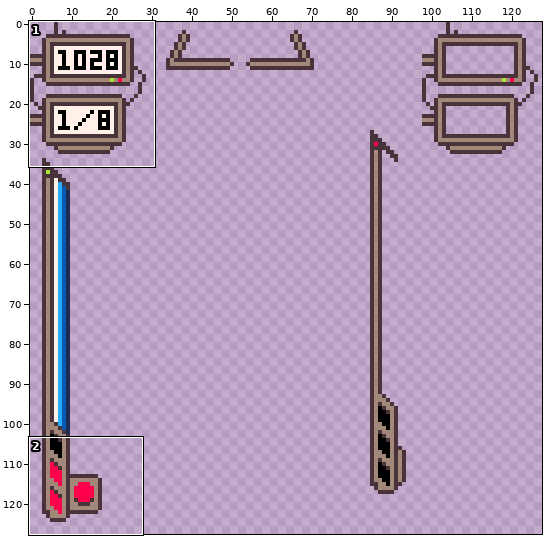
Pixel-art file: artwork/UI_Elements_Aseprite.aseprite. The picture above shows the old version from afar; the outline marks the close-up.
Close-up. Before the edit:
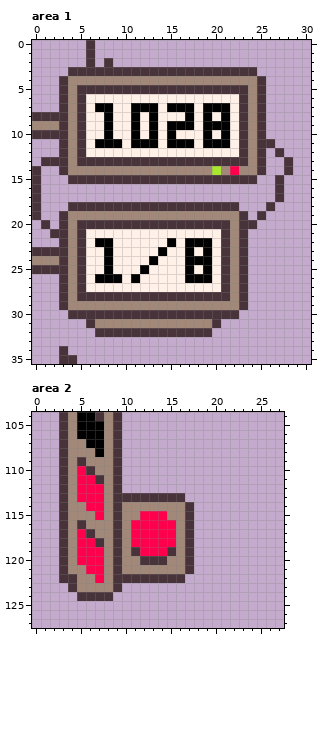
128x128 pixels, 1 frame. Shown: area 1: x 0..30, y 0..35; area 2: x 0..27, y 104..127.
After the commit:
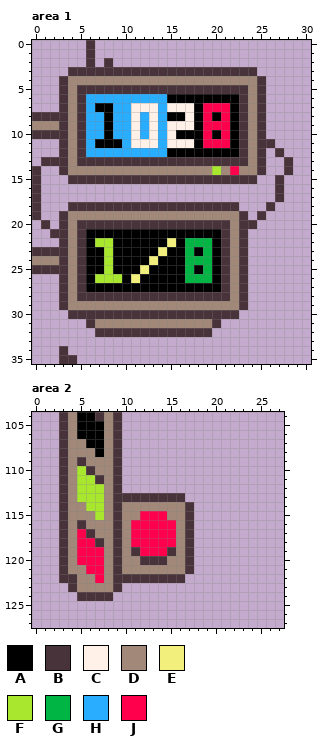
Palette (. is transparent): A #000000  B #49333b  C #fff1e8  D #a28879  E #f3ef7d  F #a8e72e  G #00b543  H #29adff  J #ff004d
Commit message: Update UI Elements Tests de couleurs
Change:
Changed rows in their new state; - is an unchanged pixel.
Area 1:
first column x 6:
 6 HHHHHHHHHAAAAAAAA
 7 H--HHCCCHCCCAJJJA
 8 HH-HHCHCHAACAJAJA
 9 HH-HHCHCHCCCAJJJA
10 HH-HHCHCHCAAAJAJA
11 H---HCCCHCCCAJJJA
12 HHHHHHHHHAAAAAAAA
first column x 6:
21 AAAAAAAAAAAAAAA
22 AFFAAAAAAEAGGGA
23 AAFAAAAAEAAGAGA
24 AAFAAAAEAAAGGGA
25 AAFAAAEAAAAGAGA
26 AFFFAEAAAAAGGGA
27 AAAAAAAAAAAAAAA
Area 2:
first column x 5:
110 F--
111 FF-
112 FFF
113 FFF
114 -FF
115 --F
